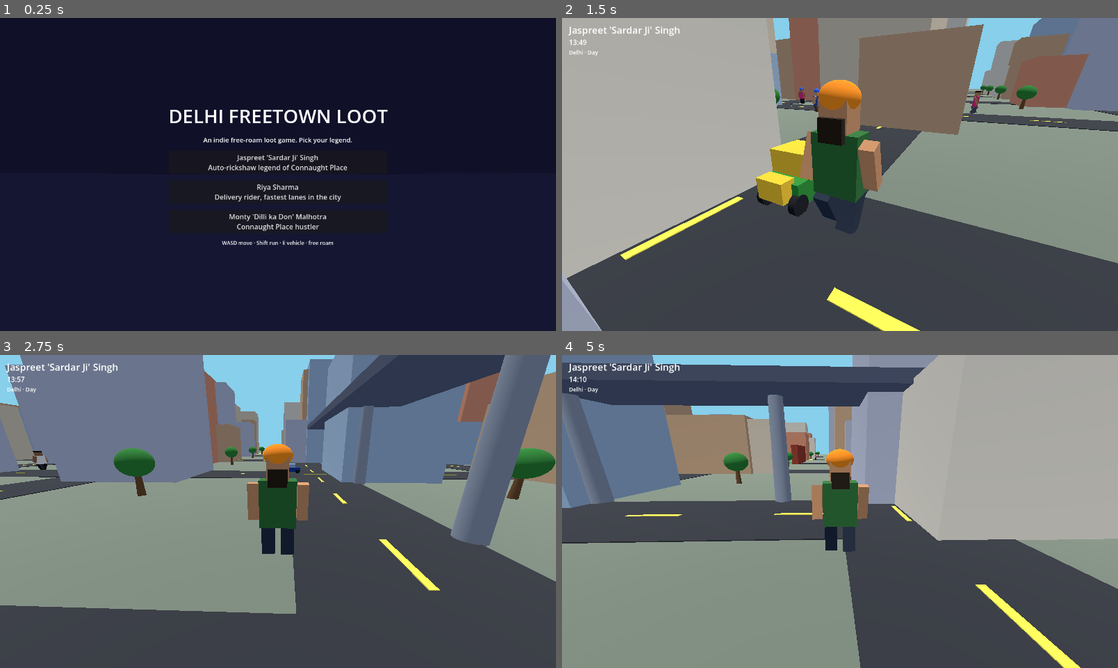
Above: before the commit, frames 1-4 (two rows, left to right).
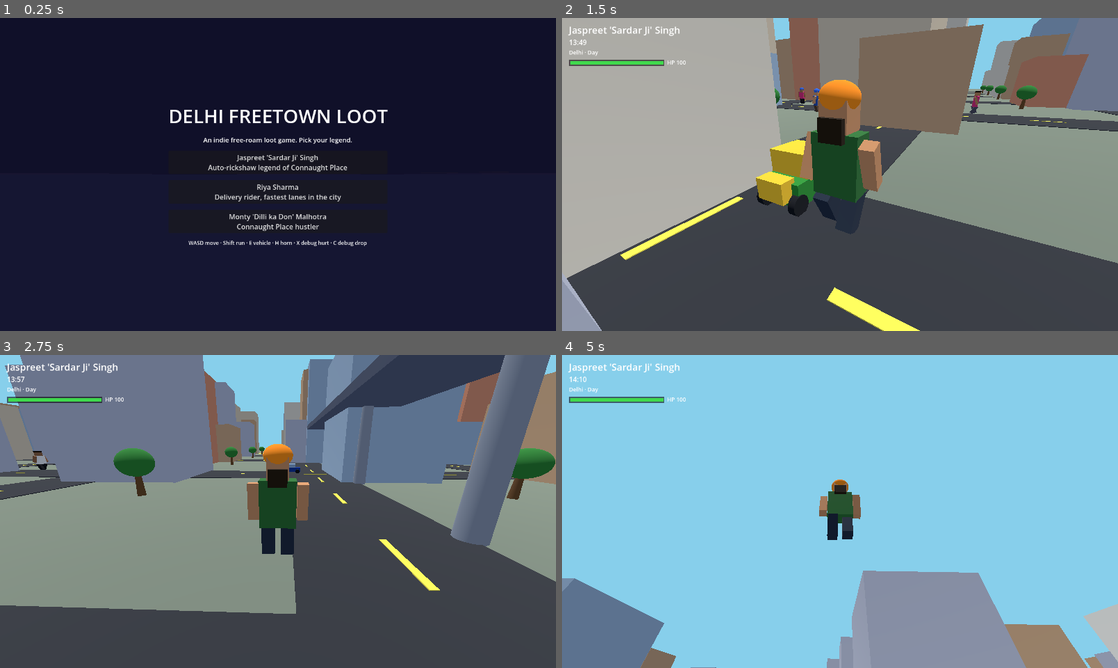
Above: after the commit, the same moments.

Repository: Ayushsahnios/delhi-freetown-loot
Game: Godot game, scene res://scenes/main.tscn
Two runs of this game, one before a commit and one after it. Both use one fixed random seed, a clock stepped at 60 frames per second and the inputs below.
Inputs:
- Up to frame 1 (0.25 s): no input
- Up to frame 2 (1.5 s): click "Jaspreet 'Sardar Ji' Singh Au…" at 0.5 s; hold D (move_right) from 1.28 s (still down); tap H (horn) at 1.35 s
- Up to frame 3 (2.75 s): tap E (interact) at 1.55, 2.1 s; release D (move_right) at 2.03 s; hold S (move_back) from 2.03 s (still down); tap Shift (run) at 2.3 s
- Up to frame 4 (5 s): release S (move_back) at 2.78 s; hold D (move_right) 2.78-3.53 s; hold Shift (run) 2.78-3.53 s; tap H (horn) at 3.05, 3.6 s; hold W (move_forward) 3.53-4.28 s; tap E (interact) at 3.8, 4.35 s; hold A (move_left) from 4.28 s (still down); hold Shift (run) from 4.28 s (still down); tap C (debug_fall, bound only after the commit) at 4.9 s

The runs differ from the first frame. In frame 1, 0.3% of the frame differs, in the area x 33-66%, y 71-73%; in frame 2, 0.4%; in frame 3, 0.4%; in frame 4, 97%, in the area x 0-100%, y 0-100%.

Commit message:
Health system: HUD bar, vehicle-impact and fall damage, landmark respawn (#4)
Closes #4

Diff:
--- a/scripts/game.gd
+++ b/scripts/game.gd
@@ -49,6 +49,8 @@
 	_add_keys("run", [KEY_SHIFT])
 	_add_keys("interact", [KEY_E])
 	_add_keys("horn", [KEY_H])
+	_add_keys("debug_hurt", [KEY_X])
+	_add_keys("debug_fall", [KEY_C])
 
 
 func _add_keys(action: String, keycodes: Array) -> void:
--- /dev/null
+++ b/scripts/health.gd
@@ -0,0 +1,56 @@
+extends Node
+## Player health pool: damage, delayed regen, death signal.
+## HUD and respawn flow live in main.gd; this node owns the numbers only.
+
+signal changed(hp: float, max_hp: float)
+signal damaged(amount: float)
+signal died
+
+const MAX_HP := 100.0
+const REGEN_DELAY := 6.0
+const REGEN_RATE := 4.0
+
+var hp := MAX_HP
+var invulnerable := false
+
+var _dead := false
+var _since_hit := 0.0
+
+
+func is_dead() -> bool:
+	return _dead
+
+
+func damage(amount: float) -> void:
+	if _dead or invulnerable or amount <= 0.0:
+		return
+	hp = maxf(hp - amount, 0.0)
+	_since_hit = 0.0
+	damaged.emit(amount)
+	changed.emit(hp, MAX_HP)
+	if hp <= 0.0:
+		_dead = true
+		died.emit()
+
+
+func heal(amount: float) -> void:
+	if _dead:
+		return
+	hp = minf(hp + amount, MAX_HP)
+	changed.emit(hp, MAX_HP)
+
+
+func respawn_reset() -> void:
+	hp = MAX_HP
+	_dead = false
+	_since_hit = 0.0
+	changed.emit(hp, MAX_HP)
+
+
+func _process(delta: float) -> void:
+	if _dead or hp >= MAX_HP:
+		return
+	_since_hit += delta
+	if _since_hit >= REGEN_DELAY:
+		hp = minf(hp + REGEN_RATE * delta, MAX_HP)
+		changed.emit(hp, MAX_HP)
--- a/scripts/main.gd
+++ b/scripts/main.gd
@@ -12,6 +12,7 @@
 const AutoScript := preload("res://scripts/auto.gd")
 const TrafficScript := preload("res://scripts/traffic.gd")
 const PedestrianScript := preload("res://scripts/pedestrians.gd")
+const HealthScript := preload("res://scripts/health.gd")
 
 const SKY_DAY := Color(0.53, 0.81, 0.92)
 const SKY_DUSK := Color(0.88, 0.48, 0.22)
@@ -38,12 +39,24 @@
 var _hud_day: Label
 var _select_layer: CanvasLayer
 var _cam_anchor := Vector3.ZERO
+var _health: Node
+var _landmarks: Array[Dictionary] = []
+var _dead := false
+var _impact_cd := 0.0
+var _hud_hp_bg: ColorRect
+var _hud_hp_fill: ColorRect
+var _hud_hp_text: Label
+var _flash: ColorRect
+var _fade: ColorRect
+var _hud_msg: Label
+var _flash_tween: Tween
 
 
 func _ready() -> void:
 	_rng.randomize()
 	_build_environment()
 	_build_city()
+	_build_landmarks()
 	_traffic = TrafficScript.new()
 	add_child(_traffic)
 	_traffic.setup(WORLD, PITCH, ROAD, GRID + 1)
@@ -289,6 +302,42 @@
 	_hud_day.add_theme_font_size_override("font_size", 13)
 	layer.add_child(_hud_day)
 
+	_hud_hp_bg = ColorRect.new()
+	_hud_hp_bg.color = Color(0.0, 0.0, 0.0, 0.55)
+	_hud_hp_bg.position = Vector2(16, 96)
+	_hud_hp_bg.size = Vector2(220, 14)
+	_hud_hp_bg.visible = false
+	layer.add_child(_hud_hp_bg)
+	_hud_hp_fill = ColorRect.new()
+	_hud_hp_fill.color = Color(0.25, 0.85, 0.3)
+	_hud_hp_fill.position = Vector2(19, 99)
+	_hud_hp_fill.size = Vector2(214, 8)
+	_hud_hp_fill.visible = false
+	layer.add_child(_hud_hp_fill)
+	_hud_hp_text = Label.new()
+	_hud_hp_text.position = Vector2(242, 93)
+	_hud_hp_text.add_theme_font_size_override("font_size", 13)
+	_hud_hp_text.visible = false
+	layer.add_child(_hud_hp_text)
+	_flash = ColorRect.new()
+	_flash.color = Color(0.8, 0.05, 0.05, 0.0)
+	_flash.set_anchors_preset(Control.PRESET_FULL_RECT)
+	_flash.mouse_filter = Control.MOUSE_FILTER_IGNORE
+	layer.add_child(_flash)
+	_fade = ColorRect.new()
+	_fade.color = Color(0.0, 0.0, 0.0, 0.0)
+	_fade.set_anchors_preset(Control.PRESET_FULL_RECT)
+	_fade.mouse_filter = Control.MOUSE_FILTER_IGNORE
+	layer.add_child(_fade)
+	_hud_msg = Label.new()
+	_hud_msg.set_anchors_preset(Control.PRESET_FULL_RECT)
+	_hud_msg.horizontal_alignment = HORIZONTAL_ALIGNMENT_CENTER
+	_hud_msg.vertical_alignment = VERTICAL_ALIGNMENT_CENTER
+	_hud_msg.add_theme_font_size_override("font_size", 40)
+	_hud_msg.mouse_filter = Control.MOUSE_FILTER_IGNORE
+	_hud_msg.visible = false
+	layer.add_child(_hud_msg)
+
 
 func _build_select_ui() -> void:
 	_select_layer = CanvasLayer.new()
@@ -324,7 +373,7 @@
 		box.add_child(btn)
 
 	var hint := Label.new()
-	hint.text = "WASD move · Shift run · E vehicle · free roam"
+	hint.text = "WASD move · Shift run · E vehicle · H horn · X debug hurt · C debug drop"
 	hint.add_theme_font_size_override("font_size", 12)
 	hint.horizontal_alignment = HORIZONTAL_ALIGNMENT_CENTER
 	box.add_child(hint)
@@ -341,6 +390,16 @@
 	add_child(player)
 	_traffic.register_player(player)
 	_peds.register_player(player)
+	player.landed_hard.connect(_on_landed_hard)
+	_health = HealthScript.new()
+	add_child(_health)
+	_health.changed.connect(_on_health_changed)
+	_health.damaged.connect(_on_health_damaged)
+	_health.died.connect(_on_died)
+	_hud_hp_bg.visible = true
+	_hud_hp_fill.visible = true
+	_hud_hp_text.visible = true
+	_on_health_changed(_health.hp, _health.MAX_HP)
 	_cam_anchor = player.position
 
 	var spots := [
@@ -365,8 +424,19 @@
 	_update_day(delta)
 	if not _playing:
 		return
-	if Input.is_action_just_pressed("interact"):
-		_toggle_vehicle()
+	_impact_cd = maxf(_impact_cd - delta, 0.0)
+	if not _dead:
+		if Input.is_action_just_pressed("interact"):
+			_toggle_vehicle()
+		if Input.is_action_just_pressed("debug_hurt"):
+			_health.damage(25.0)
+		if current_auto == null and Input.is_action_just_pressed("debug_fall"):
+			player.global_position += Vector3(0.0, 22.0, 0.0)
+		if current_auto == null and _impact_cd <= 0.0:
+			var hazard: float = _traffic.worst_hazard_speed(player.global_position)
+			if hazard > 2.5:
+				_health.damage(clampf(4.0 + hazard * 1.4, 8.0, 35.0))
+				_impact_cd = 0.8
 	if current_auto != null:
 		current_auto.drive(delta)
 		player.global_position = current_auto.global_position
@@ -424,3 +494,85 @@
 		var mm := int((hours - hh) * 60.0)
 		_hud_clock.text = "%02d:%02d" % [hh, mm]
 		_hud_day.text = "Delhi \u00b7 " + ("Day" if daylight > 0.55 else ("Golden hour" if daylight > 0.2 else "Night"))
+
+
+# ---------------------------------------------------------------- health
+
+func _on_health_changed(hp: float, max_hp: float) -> void:
+	var ratio: float = hp / max_hp
+	_hud_hp_fill.size.x = 214.0 * ratio
+	_hud_hp_fill.color = Color(1.0, 0.25, 0.2).lerp(Color(0.25, 0.85, 0.3), ratio)
+	_hud_hp_text.text = "HP %d" % int(ceilf(hp))
+
+
+func _on_health_damaged(_amount: float) -> void:
+	if _flash_tween != null and _flash_tween.is_valid():
+		_flash_tween.kill()
+	_flash.color.a = 0.45
+	_flash_tween = create_tween()
+	_flash_tween.tween_property(_flash, "color:a", 0.0, 0.4)
+
+
+func _on_landed_hard(impact: float) -> void:
+	if _health != null and not _dead:
+		_health.damage(clampf((impact - 14.0) * 3.0, 5.0, 50.0))
+
+
+func _build_landmarks() -> void:
+	_landmarks = [
+		{"name": "Connaught Place", "center": _block_center(5, 5), "spawn": _block_center(5, 5) + Vector3(14.0, 1.0, 14.0)},
+		{"name": "India Gate", "center": _block_center(5, 3), "spawn": _block_center(5, 3) + Vector3(0.0, 1.0, 10.0)},
+		{"name": "Purani Dilli Fort", "center": _block_center(3, 7), "spawn": _block_center(3, 7) + Vector3(0.0, 1.0, 12.0)},
+		{"name": "Neighbourhood Park", "center": _block_center(8, 2), "spawn": _block_center(8, 2) + Vector3(0.0, 1.0, 12.0)},
+	]
+
+
+func _nearest_landmark(pos: Vector3) -> Dictionary:
+	var best: Dictionary = _landmarks[0]
+	var best_d := INF
+	for lm in _landmarks:
+		var flat := Vector2(pos.x - lm.center.x, pos.z - lm.center.z)
+		if flat.length() < best_d:
+			best_d = flat.length()
+			best = lm
+	return best
+
+
+func _on_died() -> void:
+	_dead = true
+	if current_auto != null:
+		current_auto.driver_inside = false
+		current_auto = null
+		player.visible = true
+	player.controls_enabled = false
+	var lm := _nearest_landmark(player.global_position)
+	_hud_msg.text = "DOWN & OUT"
+	_hud_msg.visible = true
+	var tw := create_tween()
+	tw.tween_property(_fade, "color:a", 1.0, 0.7)
+	tw.tween_callback(_do_respawn.bind(lm))
+	tw.tween_interval(1.0)
+	tw.tween_property(_fade, "color:a", 0.0, 0.9)
+	tw.tween_callback(_respawn_done)
+	tw.tween_interval(1.5)
+	tw.tween_callback(_clear_invuln)
+
+
+func _do_respawn(lm: Dictionary) -> void:
+	_health.invulnerable = true
+	_health.respawn_reset()
+	player.global_position = lm.spawn
+	player.velocity = Vector3.ZERO
+	_cam_anchor = player.global_position + player.global_transform.basis.z * 10.0 + Vector3(0, 6, 0)
+	_hud_msg.text = "Back on your feet \u00b7 " + String(lm.name)
+
+
+func _respawn_done() -> void:
+	_hud_msg.visible = false
+	_dead = false
+	player.controls_enabled = true
+
+
+func _clear_invuln() -> void:
+	if _health != null:
+		_health.invulnerable = false
--- a/scripts/player.gd
+++ b/scripts/player.gd
@@ -4,12 +4,18 @@
 
 const WALK_SPEED := 6.5
 const RUN_SPEED := 11.5
+const FALL_SAFE_SPEED := 14.0
+
+signal landed_hard(impact_speed: float)
 
 var run_boost := 1.0
+var controls_enabled := true
 
 var _legs: Array[MeshInstance3D] = []
 var _arms: Array[MeshInstance3D] = []
 var _walk_phase := 0.0
+var _air_vy := 0.0
+var _was_on_floor := true
 
 
 func setup(def: Dictionary) -> void:
@@ -76,11 +82,13 @@
 func _physics_process(delta: float) -> void:
 	if not is_inside_tree():
 		return
-	var input := Vector3(
-		Input.get_action_strength("move_right") - Input.get_action_strength("move_left"),
-		0.0,
-		Input.get_action_strength("move_back") - Input.get_action_strength("move_forward")
-	)
+	var input := Vector3.ZERO
+	if controls_enabled:
+		input = Vector3(
+			Input.get_action_strength("move_right") - Input.get_action_strength("move_left"),
+			0.0,
+			Input.get_action_strength("move_back") - Input.get_action_strength("move_forward")
+		)
 	var moving := input.length() > 0.05
 	if moving:
 		var speed: float = WALK_SPEED
@@ -100,8 +108,16 @@
 		velocity.y = 0.0
 	else:
 		velocity.y -= 25.0 * delta
+		_air_vy = minf(_air_vy, velocity.y)
 
 	move_and_slide()
+
+	if is_on_floor() and not _was_on_floor:
+		var impact := -_air_vy
+		if impact > FALL_SAFE_SPEED:
+			landed_hard.emit(impact)
+		_air_vy = 0.0
+	_was_on_floor = is_on_floor()
 
 	var amp := (0.55 if moving else 0.0)
 	var s := sin(_walk_phase) * amp
--- a/scripts/traffic.gd
+++ b/scripts/traffic.gd
@@ -116,6 +116,20 @@
 	return limit
 
 
+func worst_hazard_speed(pos: Vector3) -> float:
+	## Fastest traffic vehicle overlapping `pos`; main.gd turns this into
+	## on-foot impact damage. Kinematic movers, so no physics events exist.
+	var worst := 0.0
+	for v in _vehicles:
+		if v.speed <= 2.5:
+			continue
+		var dx: float = v.node.position.x - pos.x
+		var dz: float = v.node.position.z - pos.z
+		if dx * dx + dz * dz < 5.29:
+			worst = maxf(worst, v.speed)
+	return worst
+
+
 # ---------------------------------------------------------------- visuals
 
 func _build_auto(parent: Node3D) -> void:
Not shown, added: scripts/health.gd.uid
Not shown, changed: README.md
